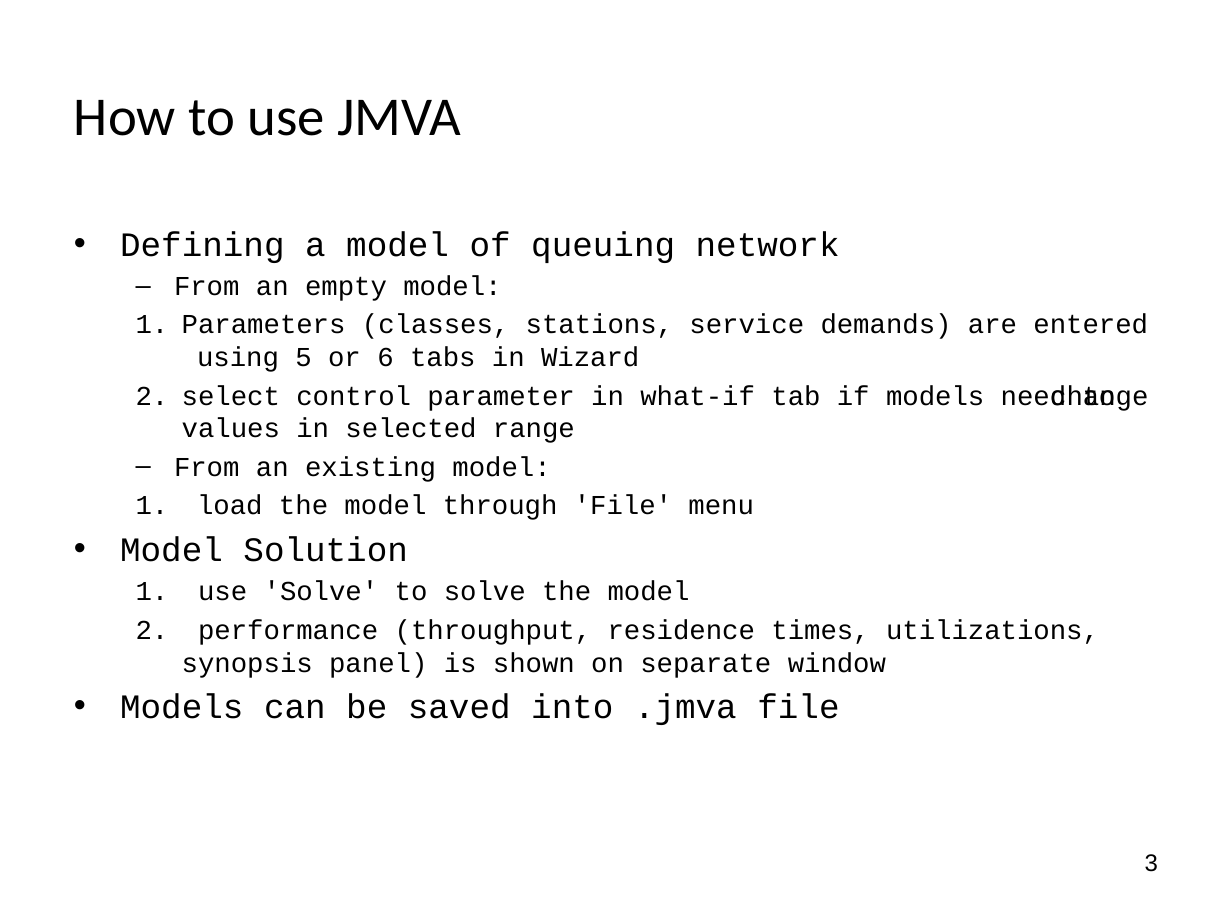
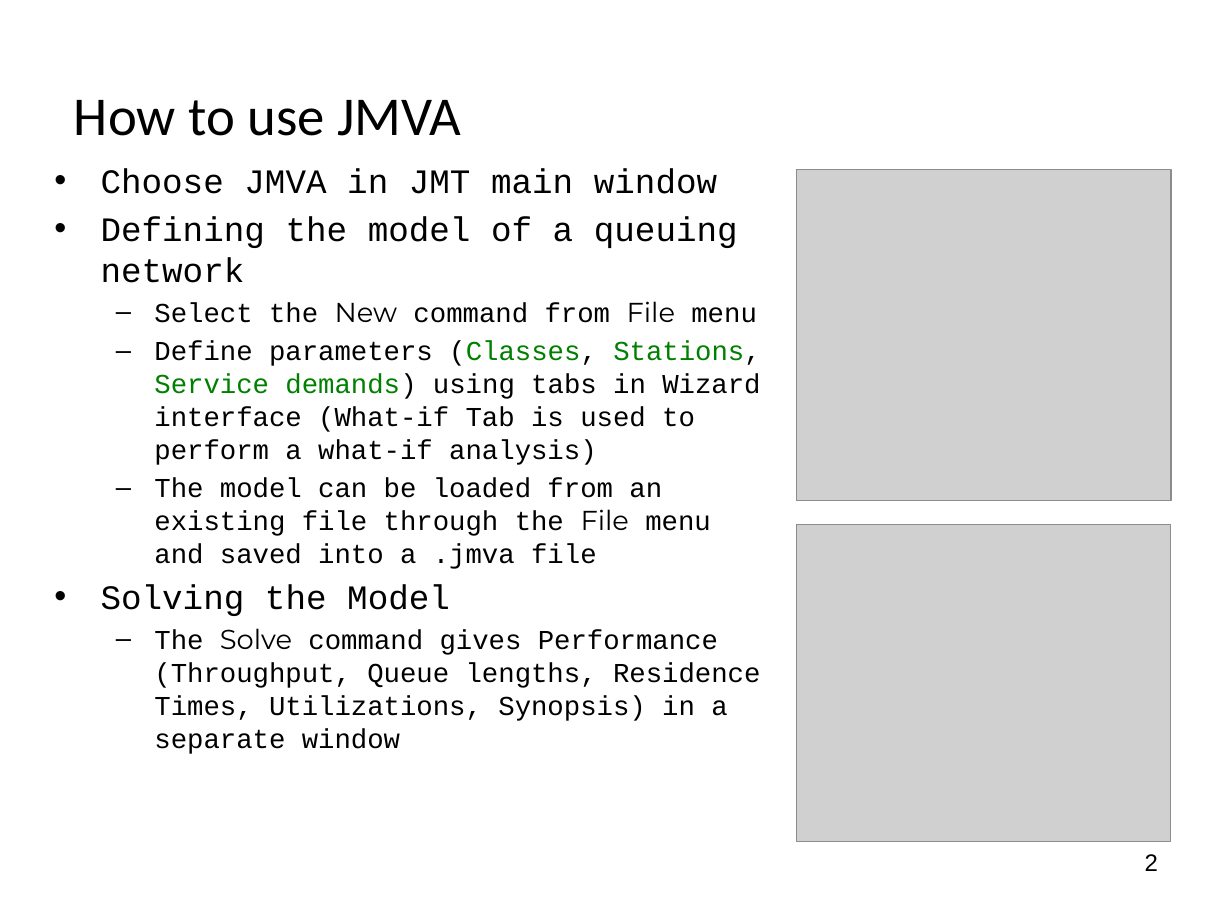
Before and after one commit to pavelgrib/SE_CW1, a slide deck: slide 3 of jmva_presentation.pptx. Drawn at 1232x924 pixels with LibreOffice and Linux fonts; fonts in the diff are those of the drawing; grey boxes stand for pictures; background and template pictures are left out. Boxes give left, top, right and bottom in pixels: in the first picture for what was removed or moved away, otherwise in the second. Text is boxed around its words. In the diff, an @@ line names an element or a change of style, - is before the commit and + after.

```diff
--- a/jmva_presentation.pptx
+++ b/jmva_presentation.pptx
@@ text at <box>101,168,761,754</box>: text changed @@
-  • Defining a model of queuing network
-  – From an empty model:
-  1. Parameters (classes, stations, service demands) are entered using 5 or 6 tabs in Wizard
-  2. select control parameter in what-if tab if models need to change values in selected range
-  – From an existing model:
-  1. load the model through 'File' menu
-  • Model Solution
-  1. use 'Solve' to solve the model
-  2. performance (throughput, residence times, utilizations, synopsis panel) is shown on separate window
-  • Models can be saved into .jmva file
+• Choose JMVA in JMT main window
+• Defining the model of a queuing network
+  – Select the New command from File menu
+  – Define parameters (Classes, Stations, Service demands) using tabs in Wizard interface (What-if Tab is used to perform a what-if analysis)
+  – The model can be loaded from an existing file through the File menu and saved into a .jmva file
+• Solving the Model
+  – The Solve command gives Performance (Throughput, Queue lengths, Residence Times, Utilizations, Synopsis) in a separate window
@@ picture added at <box>797,169,1172,500</box> @@
@@ picture added at <box>797,525,1170,841</box> @@
@@ text at <box>1145,854,1158,871</box>: text changed @@
-3
+2
```
Also in this commit, not shown: 8 other slides changed, 3 other files.
